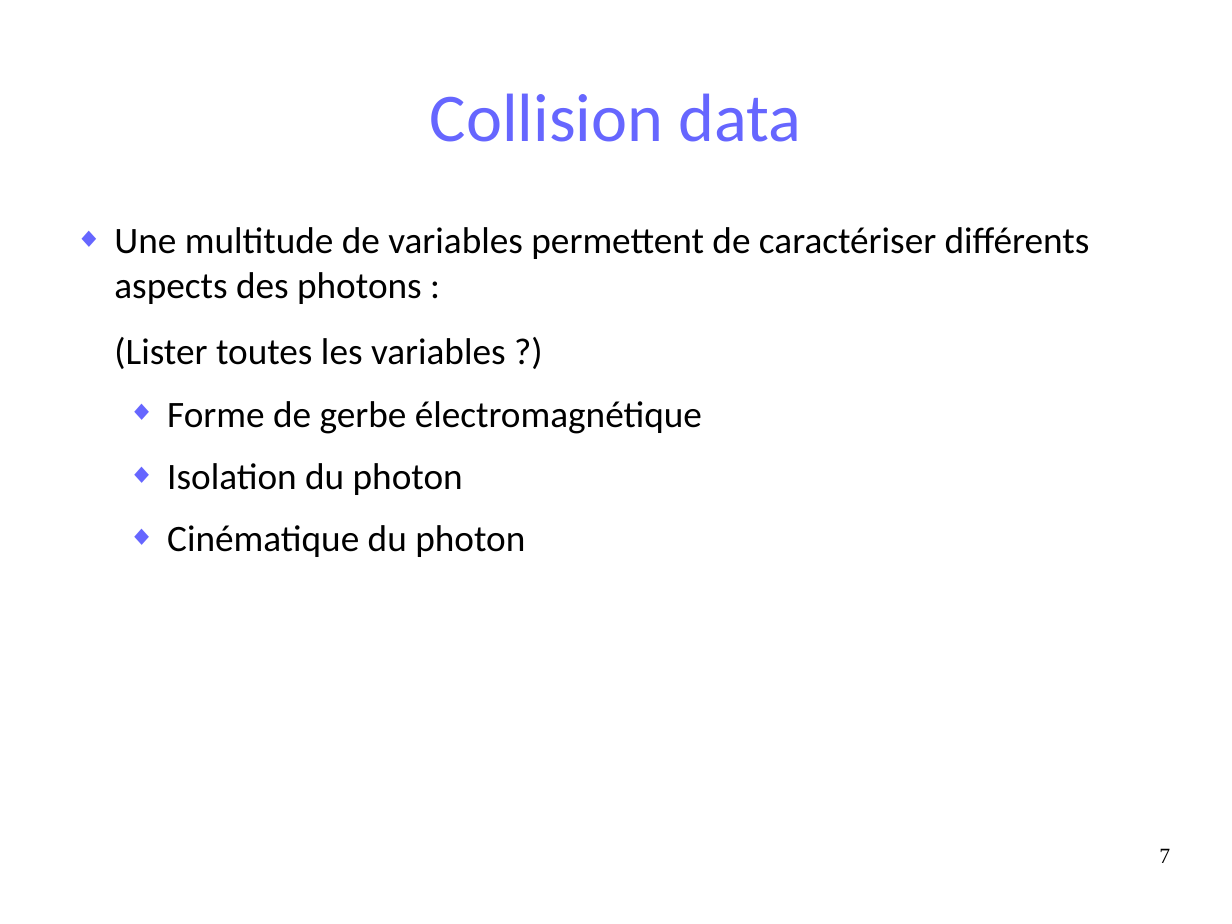
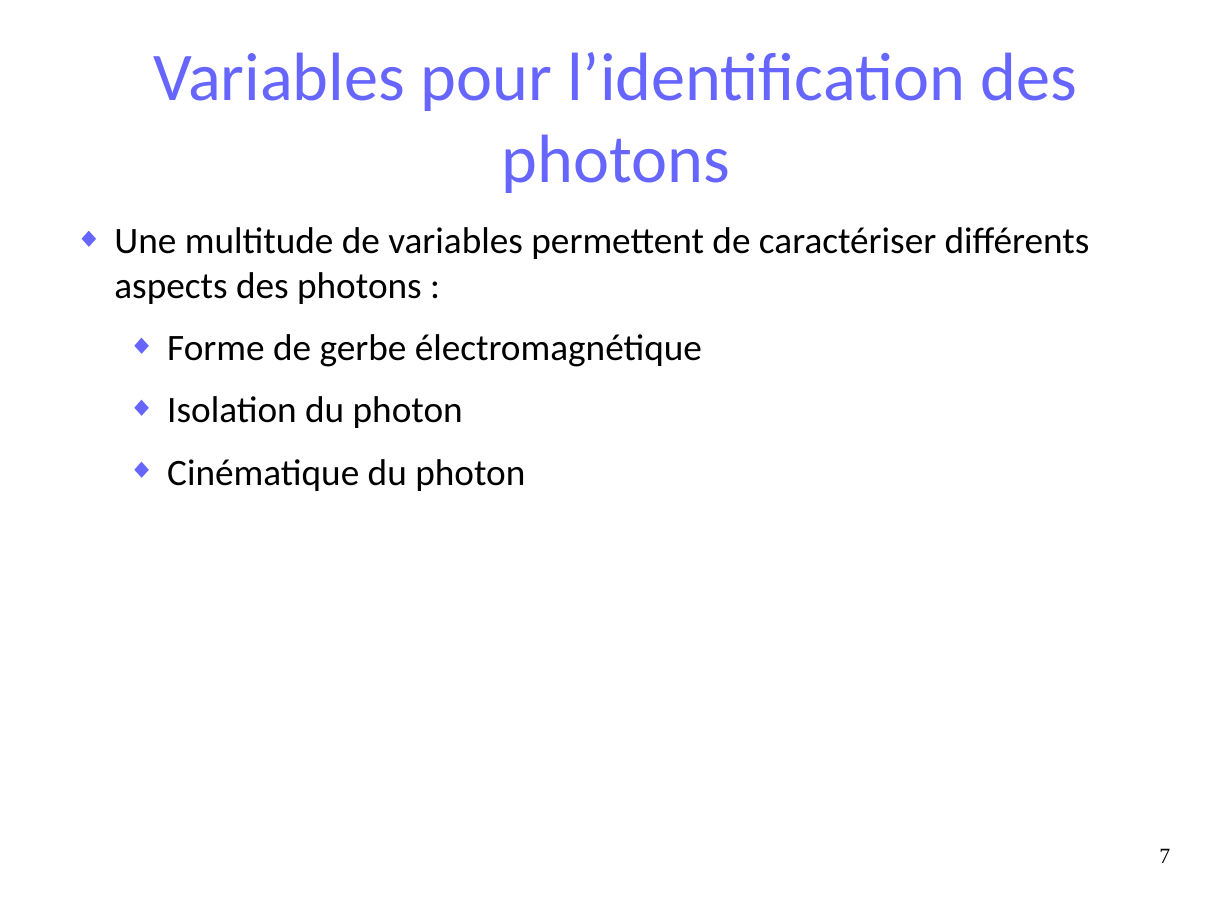
Before and after one commit to maxgiraud/m2_report, a slide deck: slide 7 of soutenance.odp. Drawn at 1232x924 pixels with LibreOffice and Linux fonts; fonts in the diff are those of the drawing. Boxes give left, top, right and bottom in pixels: in the first picture for what was removed or moved away, otherwise in the second. Text is boxed around its words. In the diff, an @@ line names an element or a change of style, - is before the commit and + after.

```diff
--- a/soutenance.odp
+++ b/soutenance.odp
@@ title added at (153, 52, 1077, 193), 44 pt, text #6666FF @@
+Variables pour l’identification des photons
@@ title removed at (430, 93, 802, 142) @@
-Collision data
@@ text at (114, 337, 506, 369): paragraph removed @@
-(Lister toutes les variables ?)
```
Also in this commit, not shown: 10 other slides changed, 4 slides added, 4 slides removed.
